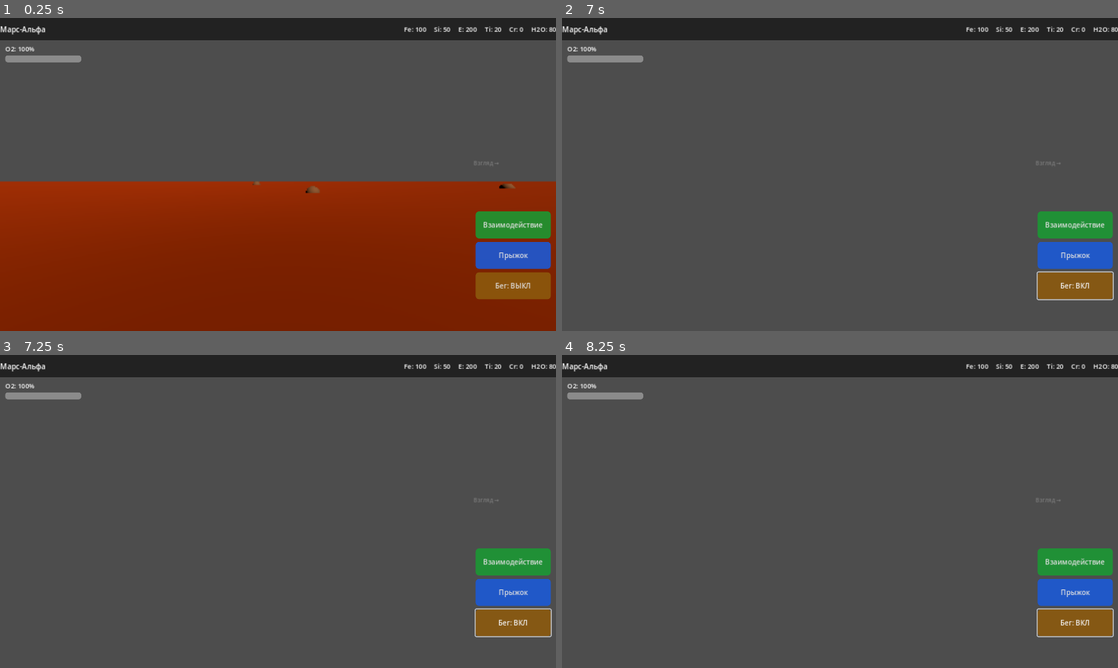
Above: before the commit, frames 1-4 (two rows, left to right).
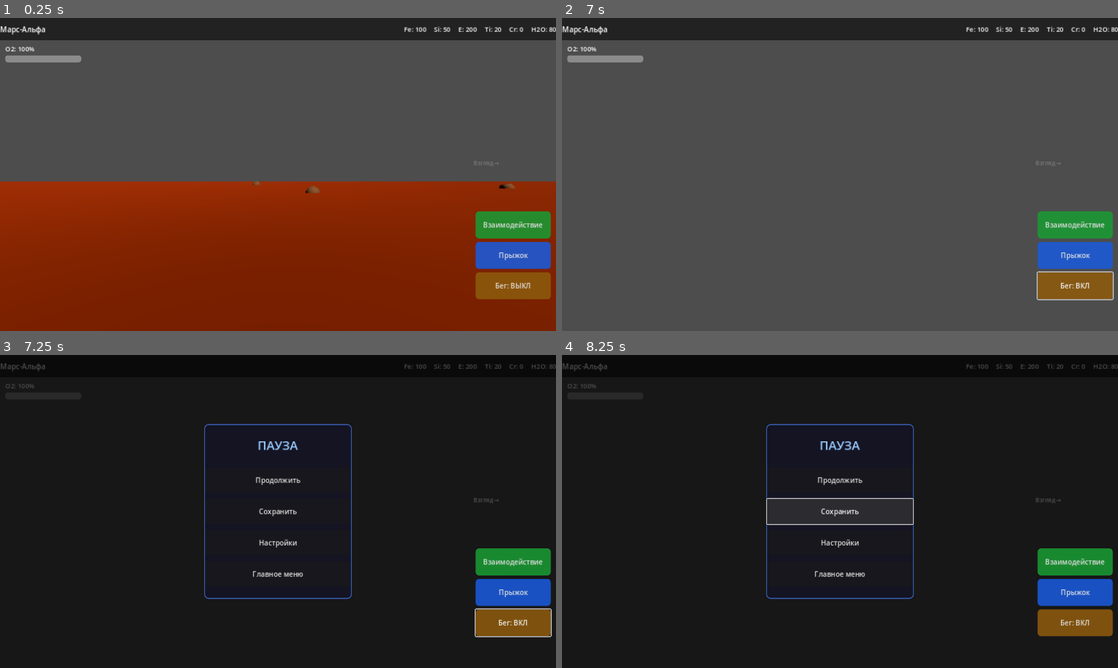
Above: after the commit, the same moments.

Repository: debugmi530-del/stellar-base-game
Game: Godot game, scene res://scenes/game_world.tscn
Two runs of this game, one before a commit and one after it. Both use one fixed random seed, a clock stepped at 60 frames per second and the inputs below. This scene is started directly instead of the project's main scene.
Inputs (mouse positions are in pixels of both pictures, inside the frame that each line leads up to):
- Up to frame 1 (0.25 s): no input
- Up to frame 2 (7 s): click "Взаимодействие" at 0.5 s; click "Прыжок" at 1.25 s; click "Бег: ВЫКЛ" at 2 s; click "Бег: ВКЛ" at 2.75 s; tap Enter at 3.5, 5, 6.5 s; move the mouse to (867, 174) at 3.52 s; hold E (interact) 3.53-4.28 s; hold W (move_forward) from 3.53 s (still down); tap Space (jump) at 3.77, 4.25, 4.52, 5.75, 6.02, 6.77 s; move the mouse to (812, 174) at 4.27 s; tap Shift (sprint) at 4.35, 5.85 s; move the mouse to (851, 168) at 5.02 s; hold E (interact) 5.03-5.78 s; move the mouse to (834, 180) at 5.77 s; move the mouse to (878, 177) at 6.52 s; hold E (interact) from 6.53 s (still down)
- Up to frame 3 (7.25 s): keep holding W (move_forward); keep holding E (interact); tap Escape (ui_cancel) at 7.15 s
- Up to frame 4 (8.25 s): release W (move_forward) at 7.25 s; release E (interact) at 7.25 s; drag from (673, 464) to (756, 433) at 7.27 s; tap Space (jump) at 8 s; move the mouse to (867, 511) at 8.02 s; hold S (move_back) from 8.03 s (still down); hold E (interact) from 8.03 s (still down); click (867, 511) at 8.17 s

Frames 1-2 are identical in both runs. In frame 3, 90% of the frame differs, in the area x 0-100%, y 2-100%; in frame 4, 90%.

Commit message:
fix: pause_menu.gd — полная перезапись программно, @onready null crash устранён

Diff:
--- a/scripts/pause_menu.gd
+++ b/scripts/pause_menu.gd
@@ -1,50 +1,124 @@
 extends Control
-
-@onready var resume_btn: Button    = $Panel/VBoxContainer/ResumeBtn
-@onready var settings_btn: Button  = $Panel/VBoxContainer/SettingsBtn
-@onready var save_btn: Button      = $Panel/VBoxContainer/SaveBtn
-@onready var main_menu_btn: Button = $Panel/VBoxContainer/MainMenuBtn
-@onready var save_status: Label    = $Panel/VBoxContainer/SaveStatus
+# BUGFIX: перезаписан программно — в сцене нет дочерних нод, @onready давали null.
 
 var is_paused: bool = false
+var _is_mobile: bool = false
+
+var _resume_btn: Button   = null
+var _save_btn: Button     = null
+var _status_lbl: Label    = null
+var _settings_node: Control = null
 
 func _ready():
+	_is_mobile = OS.has_feature("android") or OS.has_feature("mobile")
+	set_anchors_and_offsets_preset(Control.PRESET_FULL_RECT)
 	visible = false
-	if save_status:
-		save_status.visible = false
-	if resume_btn:
-		resume_btn.pressed.connect(toggle_pause)
-	if save_btn:
-		save_btn.pressed.connect(_on_save_pressed)
-	if settings_btn:
-		settings_btn.pressed.connect(_on_settings_pressed)
-	if main_menu_btn:
-		main_menu_btn.pressed.connect(_on_main_menu_pressed)
+	_build_ui()
 
-func _on_save_pressed():
+func _build_ui():
+	# Полупрозрачный фон
+	var bg = ColorRect.new()
+	bg.set_anchors_and_offsets_preset(Control.PRESET_FULL_RECT)
+	bg.color = Color(0, 0, 0, 0.7)
+	bg.mouse_filter = Control.MOUSE_FILTER_STOP
+	add_child(bg)
+
+	# Центральная панель
+	var center = CenterContainer.new()
+	center.set_anchors_and_offsets_preset(Control.PRESET_FULL_RECT)
+	add_child(center)
+
+	var panel = PanelContainer.new()
+	panel.custom_minimum_size = Vector2(340, 0)
+	var style = StyleBoxFlat.new()
+	style.bg_color        = Color(0.08, 0.08, 0.14, 0.97)
+	style.border_color    = Color(0.3, 0.5, 1.0, 0.7)
+	style.set_border_width_all(2)
+	style.set_corner_radius_all(10)
+	panel.add_theme_stylebox_override("panel", style)
+	center.add_child(panel)
+
+	var vbox = VBoxContainer.new()
+	vbox.add_theme_constant_override("separation", 14)
+	vbox.alignment = BoxContainer.ALIGNMENT_CENTER
+	panel.add_child(vbox)
+
+	# Отступ сверху
+	var top_margin = Control.new(); top_margin.custom_minimum_size.y = 12
+	vbox.add_child(top_margin)
+
+	var title = Label.new()
+	title.text = "ПАУЗА"
+	title.horizontal_alignment = HORIZONTAL_ALIGNMENT_CENTER
+	title.add_theme_font_size_override("font_size", 28)
+	title.add_theme_color_override("font_color", Color(0.6, 0.8, 1.0))
+	vbox.add_child(title)
+
+	var sep = HSeparator.new(); vbox.add_child(sep)
+
+	_resume_btn = _make_btn("Продолжить", vbox)
+	_save_btn   = _make_btn("Сохранить",  vbox)
+	var set_btn = _make_btn("Настройки",  vbox)
+	var menu_btn = _make_btn("Главное меню", vbox)
+
+	_status_lbl = Label.new()
+	_status_lbl.horizontal_alignment = HORIZONTAL_ALIGNMENT_CENTER
+	_status_lbl.add_theme_color_override("font_color", Color.GREEN)
+	_status_lbl.visible = false
+	vbox.add_child(_status_lbl)
+
+	# Отступ снизу
+	var bot_margin = Control.new(); bot_margin.custom_minimum_size.y = 12
+	vbox.add_child(bot_margin)
+
+	_resume_btn.pressed.connect(toggle_pause)
+	_save_btn.pressed.connect(_on_save)
+	set_btn.pressed.connect(_on_settings)
+	menu_btn.pressed.connect(_on_main_menu)
+
+	# Встроенная панель настроек (скрипт подключается динамически)
+	_settings_node = Control.new()
+	_settings_node.set_anchors_and_offsets_preset(Control.PRESET_FULL_RECT)
+	_settings_node.visible = false
+	var settings_script = load("res://scripts/settings_screen.gd")
+	_settings_node.set_script(settings_script)
+	add_child(_settings_node)
+
+func _make_btn(text: String, parent: Node) -> Button:
+	var b = Button.new()
+	b.text = text
+	b.custom_minimum_size = Vector2(280, 58)
+	parent.add_child(b)
+	return b
+
+func _on_save():
 	GameManager.save_game()
-	if save_status:
-		save_status.text = "Сохранено!"
-		save_status.visible = true
+	if _status_lbl:
+		_status_lbl.text    = "Сохранено!"
+		_status_lbl.visible = true
 		await get_tree().create_timer(2.0).timeout
-		if save_status:
-			save_status.visible = false
+		if _status_lbl:
+			_status_lbl.visible = false
 
-func _on_settings_pressed():
-	var settings = get_node_or_null("SettingsPanel")
-	if settings:
-		settings.visible = true
+func _on_settings():
+	if _settings_node:
+		_settings_node.visible = true
 
-func _on_main_menu_pressed():
+func _on_main_menu():
 	GameManager.save_game()
-	is_paused = false
+	is_paused         = false
 	get_tree().paused = false
+	# BUGFIX: мышь — только на ПК
+	if not _is_mobile:
+		Input.set_mouse_mode(Input.MOUSE_MODE_VISIBLE)
 	get_tree().change_scene_to_file("res://scenes/main_menu.tscn")
 
 func toggle_pause():
-	is_paused = !is_paused
-	visible   = is_paused
+	is_paused         = not is_paused
+	visible           = is_paused
 	get_tree().paused = is_paused
-	Input.set_mouse_mode(
-		Input.MOUSE_MODE_VISIBLE if is_paused else Input.MOUSE_MODE_CAPTURED
-	)
+	# BUGFIX: на Android MOUSE_MODE_CAPTURED/VISIBLE игнорируется — не вызываем
+	if not _is_mobile:
+		Input.set_mouse_mode(
+			Input.MOUSE_MODE_VISIBLE if is_paused else Input.MOUSE_MODE_CAPTURED
+		)
